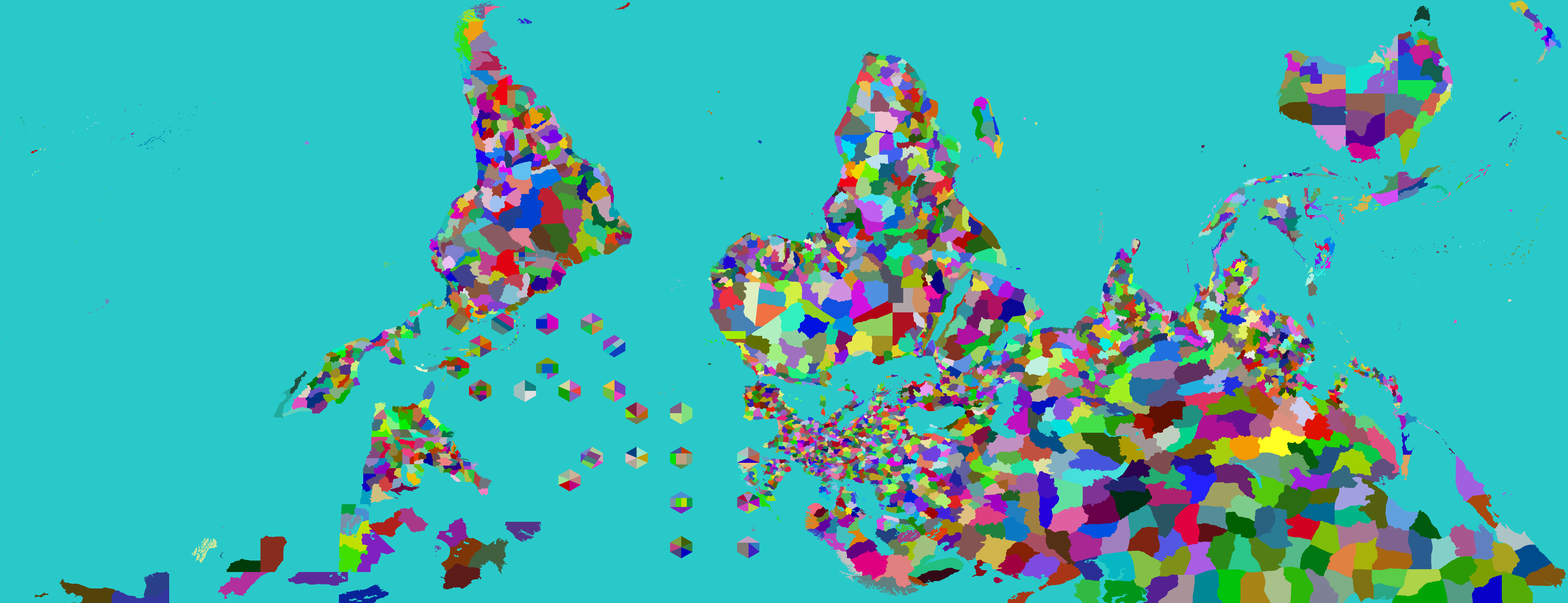
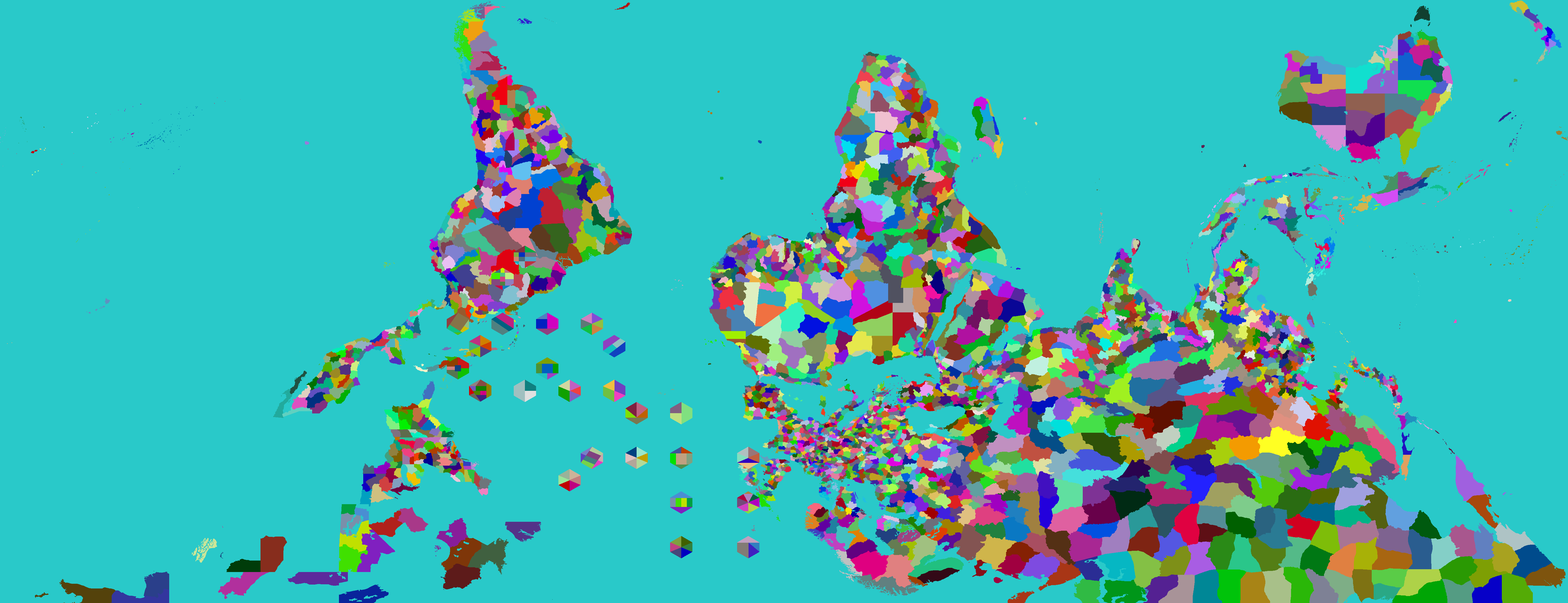
Layers edited between the first and the second (1568, 603) image:
painted on "Provinces" over [365, 267, 514, 469]
